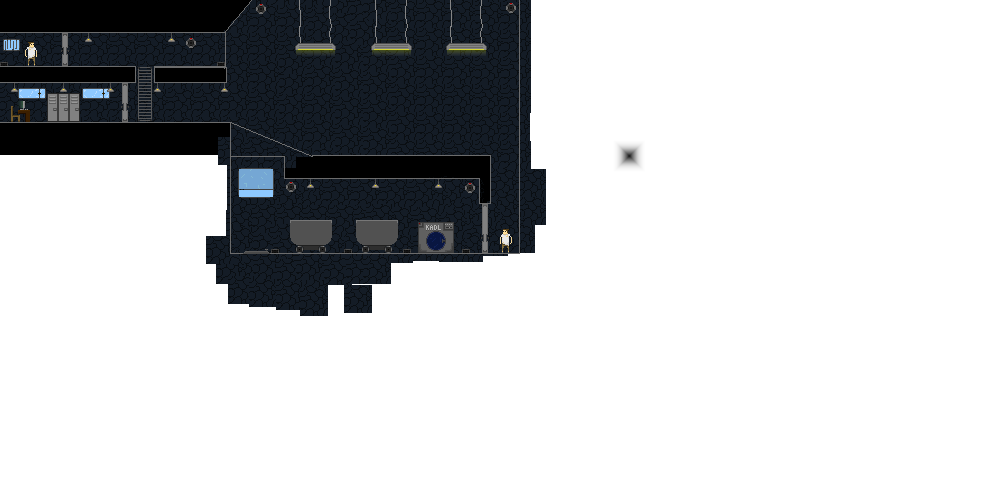
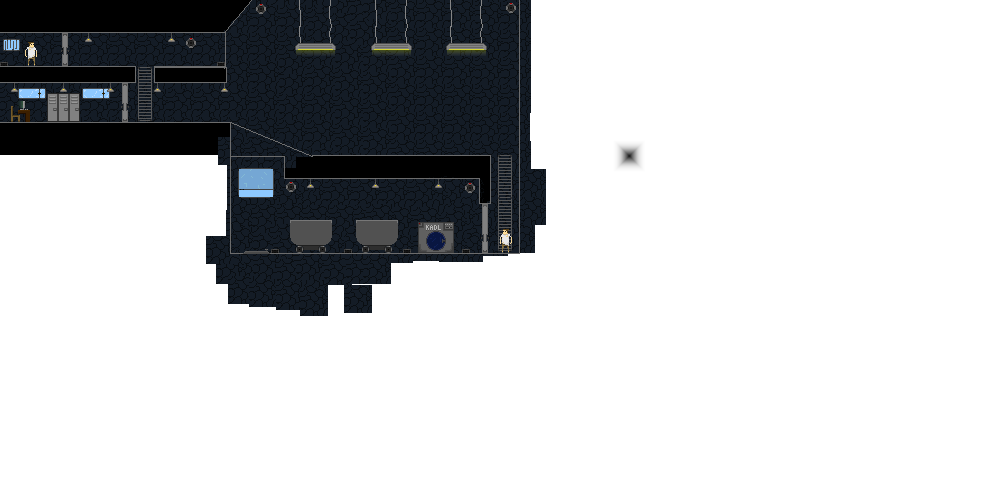
Revision of a layered 1000 x 500 image; what changed, layer by layer:
added layer "Вторая Лестница" in group "Обводки" over 498, 155, 512, 251
